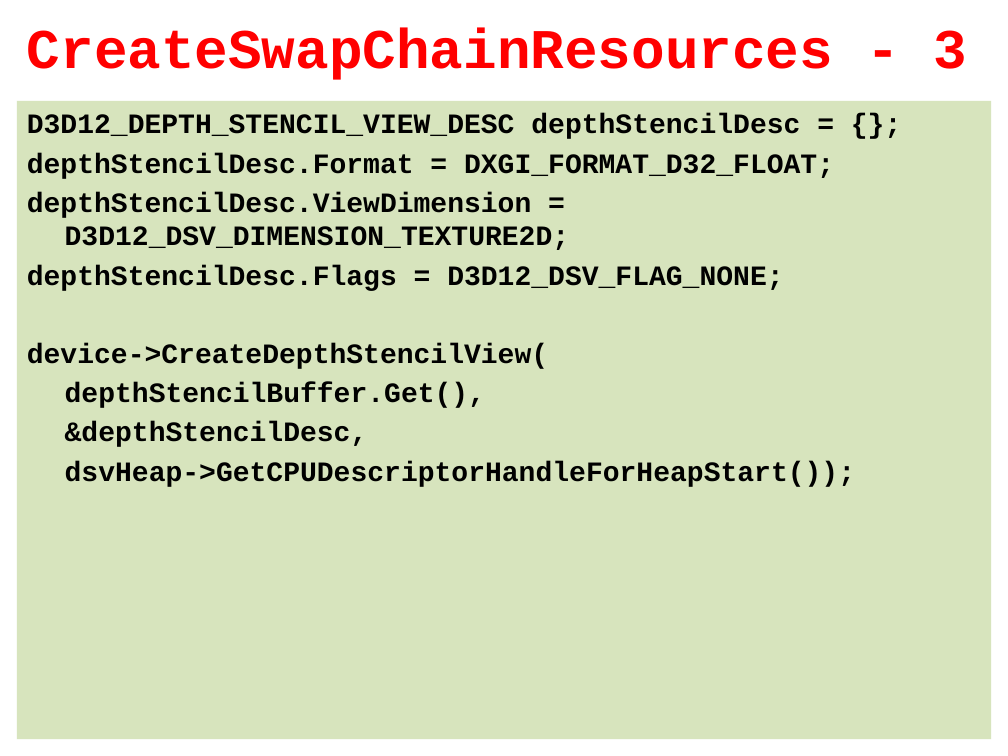
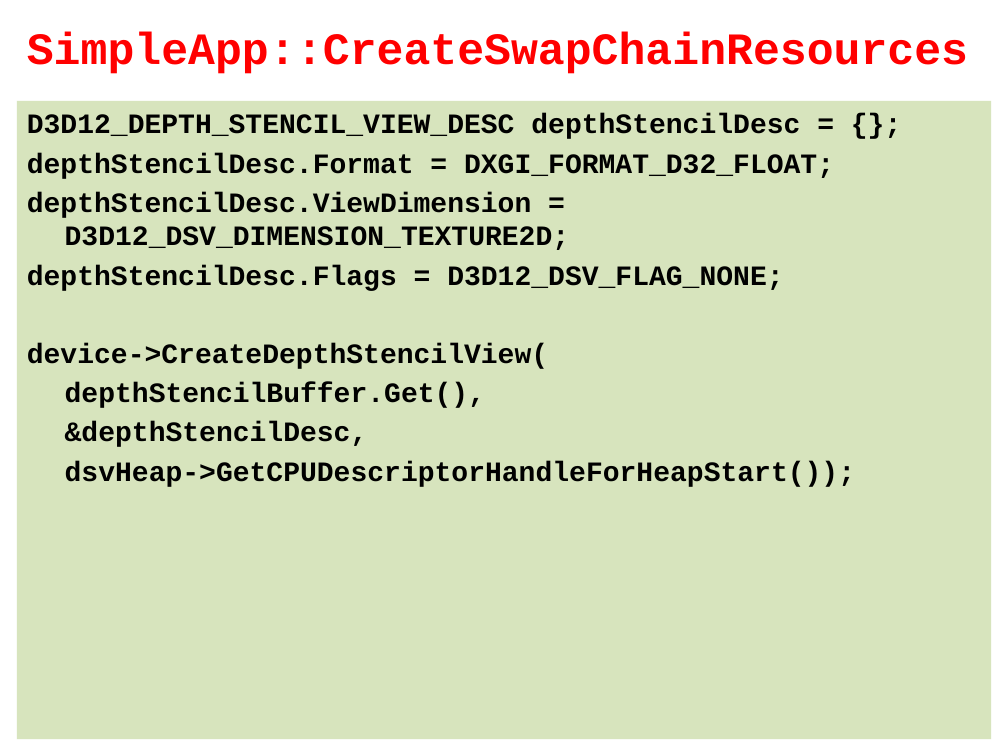
Before and after one commit to szecsi/dx12, a slide deck: slide 13 of Slides/ggl003-Assimp.pptx. Drawn at 1008x756 pixels with LibreOffice and Linux fonts; fonts in the diff are those of the drawing; background and template pictures are left out. Boxes give left, top, right and bottom in pixels: in the first picture for what was removed or moved away, otherwise in the second. Text is boxed around its words. In the diff, an @@ line names an element or a change of style, - is before the commit and + after.

```diff
--- a/Slides/ggl003-Assimp.pptx
+++ b/Slides/ggl003-Assimp.pptx
@@ title at (27,32,968,74): text changed; size 40 to 32 pt @@
-CreateSwapChainResources - 3
+SimpleApp::CreateSwapChainResources
```
Also in this commit, not shown: 4 other slides changed, 16 other files.
